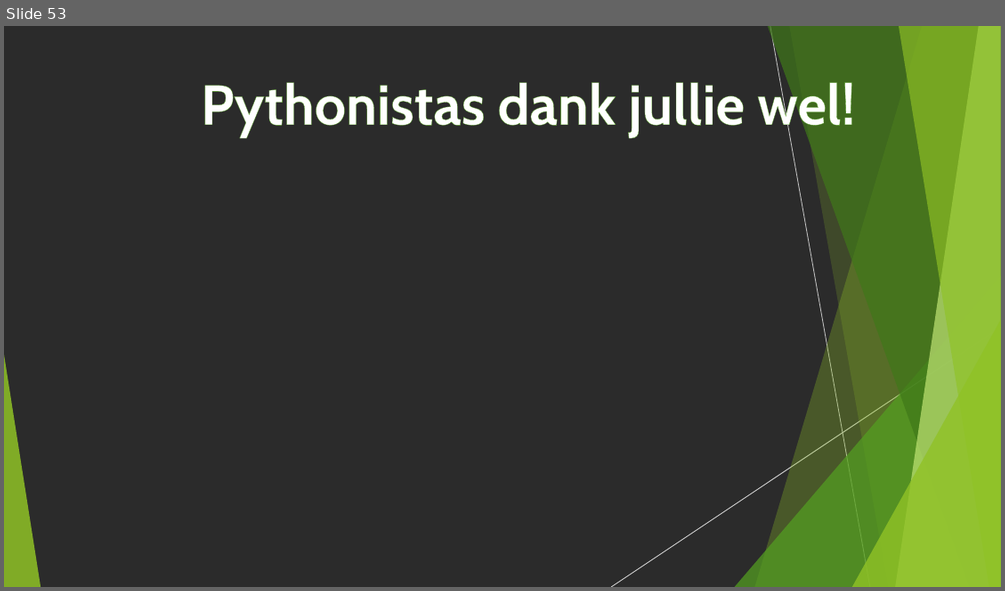
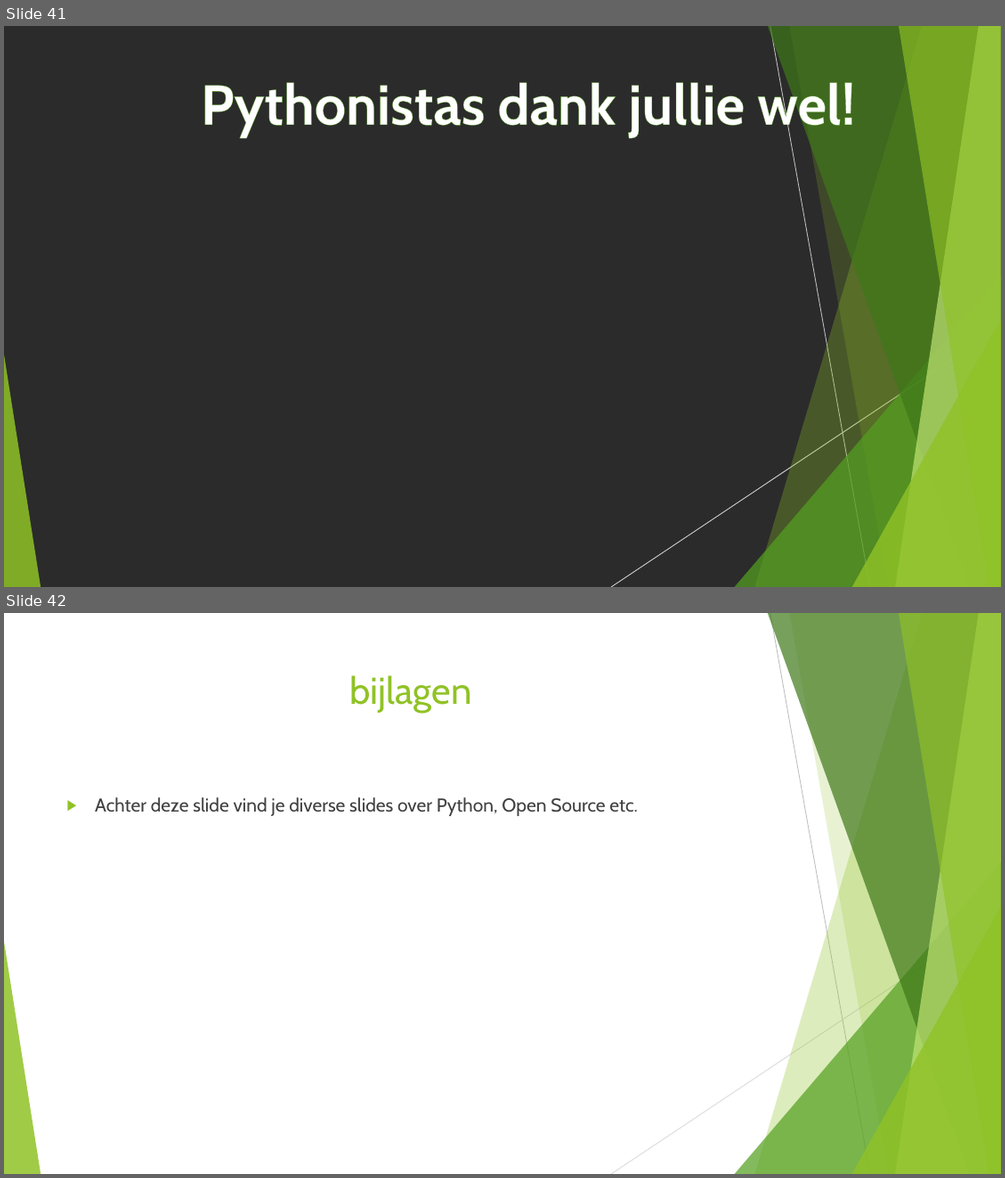
Before and after one commit to HagaZiekenhuis/python-workshops, a slide deck: Intro.pptx. Shown one above the other, each under a label of ours: slide 53 before the commit, slides 41 and 42 after it. The pictures are 1005x591 and 1005x1178 pixels, drawn with LibreOffice and Linux fonts; fonts in the diff are those of the drawing; background and template pictures are left out; a plain dark background stands for a picture behind light text. Boxes give left, top, right and bottom in pixels: in the first picture for what was removed or moved away, otherwise in the second. Text is boxed around its words. In the diff, an @@ line names an element or a change of style, - is before the commit and + after.

```diff
--- a/Intro.pptx
+++ b/Intro.pptx
@@ slide 42 added at [4, 613, 1001, 1174], background #FFFFFF; not listed: 10 template elements that a slide beside it also shows @@
@@ title added at [350, 675, 472, 713], 36 pt, text #90C226 @@
+bijlagen
@@ text added at [95, 797, 638, 816], 18 pt, text #404040 @@
+▶ Achter deze slide vind je diverse slides over Python, Open Source etc.
@@ what was slide 53 is now slide 41 @@
```
Also in this commit, not shown: 4 slides changed, 4 other slides added, 9 slides removed.
